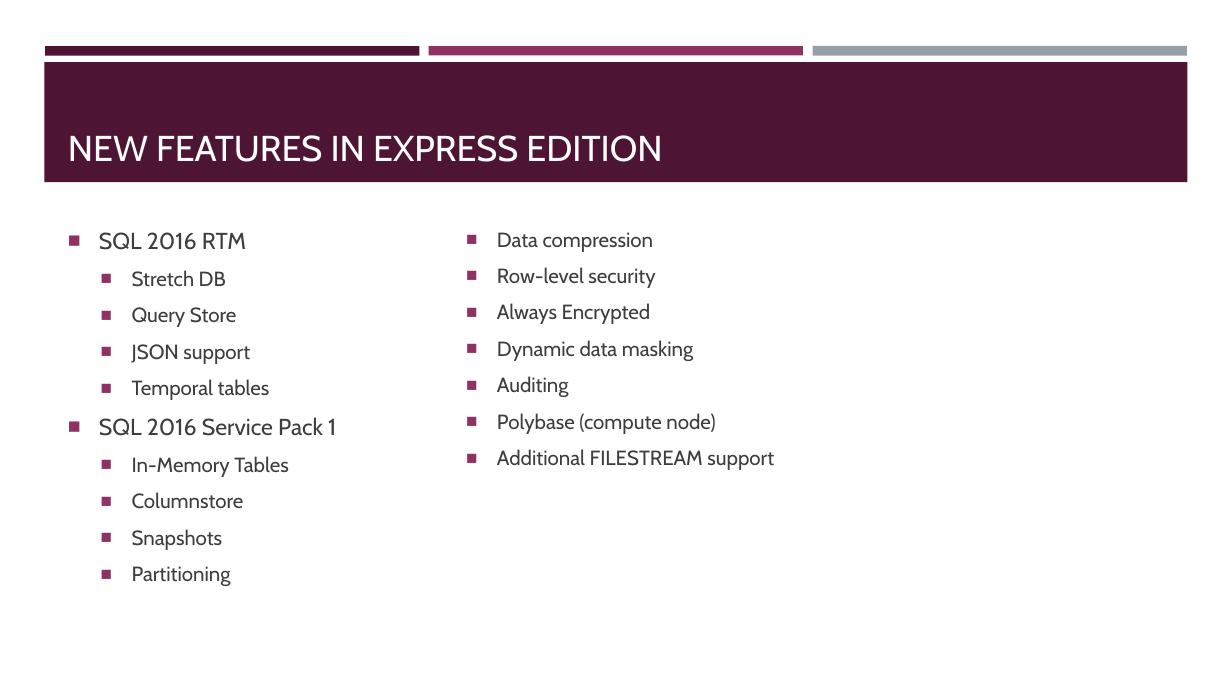
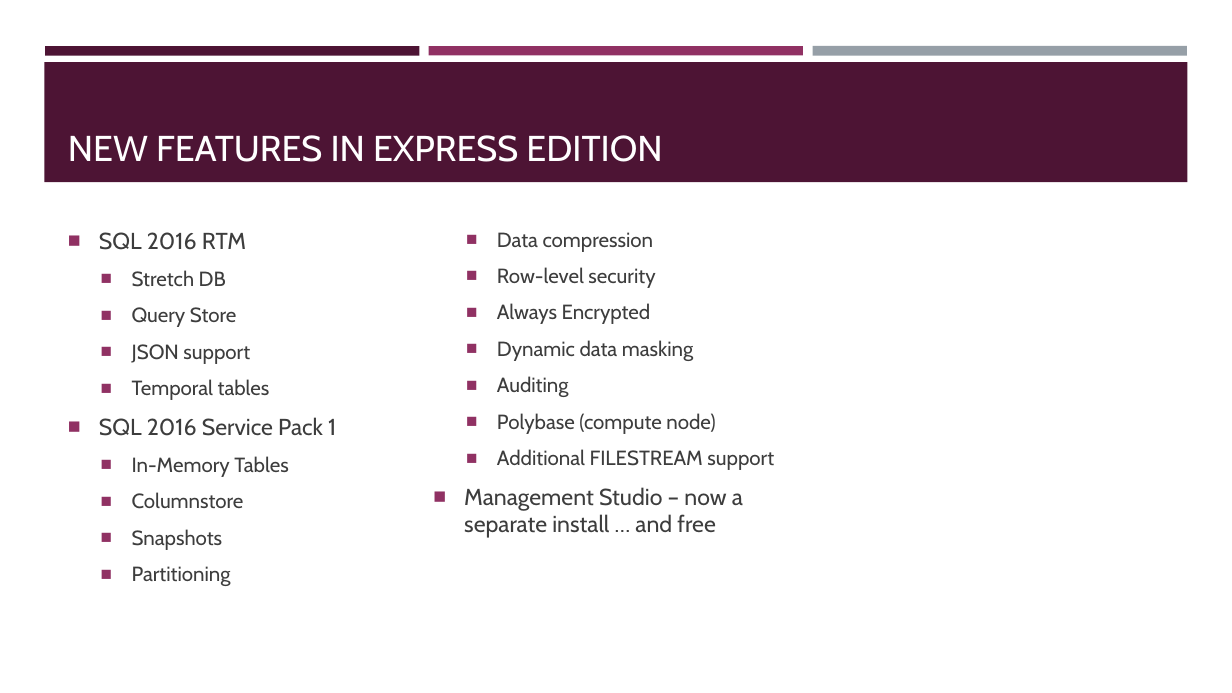
Before and after one commit to sqltran/SevenAwesomeSQLFeatures, a slide deck: slide 4 of AwesomeFreeSQLServerFeatures.pptx. Drawn at 1232x693 pixels with LibreOffice and Linux fonts; fonts in the diff are those of the drawing. Boxes give left, top, right and bottom in pixels: in the first picture for what was removed or moved away, otherwise in the second. Text is boxed around its words. In the diff, an @@ line names an element or a change of style, - is before the commit and + after.

```diff
--- a/AwesomeFreeSQLServerFeatures.pptx
+++ b/AwesomeFreeSQLServerFeatures.pptx
@@ text at (464, 487, 743, 538): paragraph added @@
+■ Management Studio – now a separate install … and free
```
Also in this commit, not shown: 1 other slide changed.
